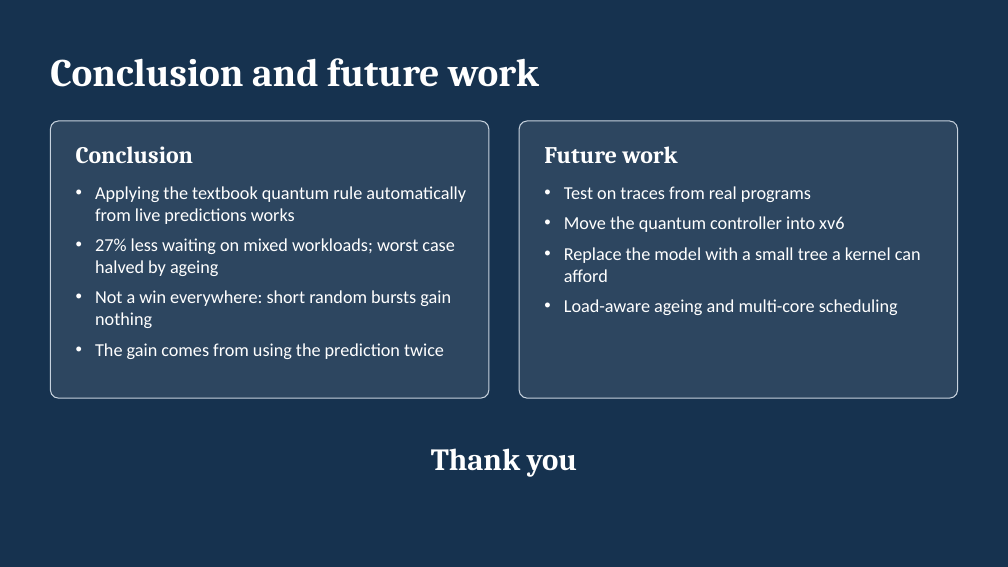
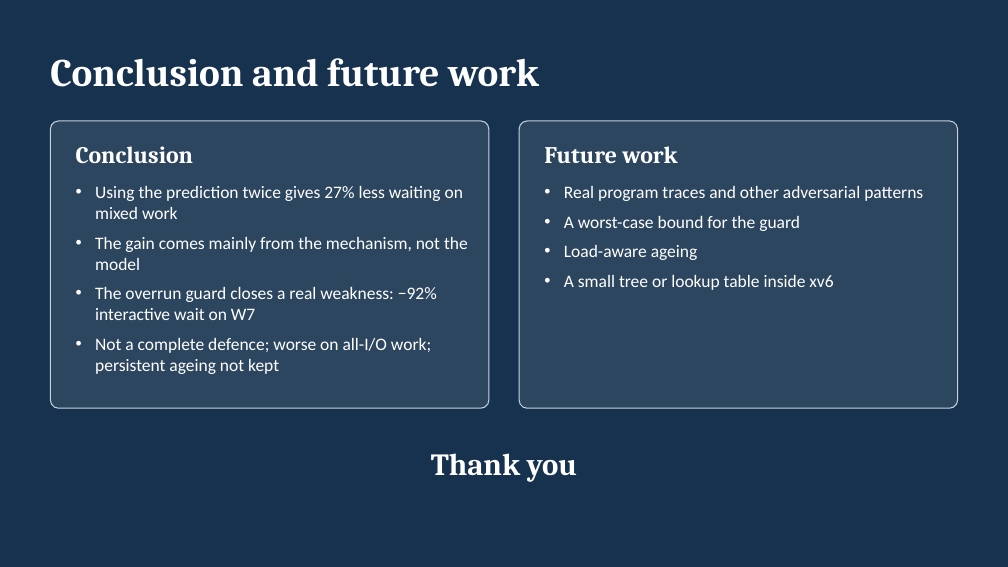
Before and after one commit to Shivaansh29/Adaptive-CPU-Scheduling-project-OS, a slide deck: slide 11 of docs/reviews/Review_3.pptx (slide 10 before the commit). Drawn at 1008x567 pixels with LibreOffice and Linux fonts; fonts in the diff are those of the drawing. Boxes give left, top, right and bottom in pixels: in the first picture for what was removed or moved away, otherwise in the second. Text is boxed around its words. In the diff, an @@ line names an element or a change of style, - is before the commit and + after.

```diff
--- a/docs/reviews/Review_3.pptx
+++ b/docs/reviews/Review_3.pptx
@@ rounded rectangle: place and size @@
-rounded rectangle at bbox=[50, 121, 489, 398]
+rounded rectangle at bbox=[50, 121, 489, 408]
@@ rounded rectangle at bbox=[50, 121, 489, 408]: proportions changed @@
@@ rounded rectangle at bbox=[519, 121, 958, 408]: proportions changed @@
@@ rounded rectangle: place and size @@
-rounded rectangle at bbox=[519, 121, 958, 398]
+rounded rectangle at bbox=[519, 121, 958, 408]
@@ text at bbox=[95, 186, 468, 374]: text changed; size 13 to 12.5 pt @@
-• Applying the textbook quantum rule automatically from live predictions works
-• 27% less waiting on mixed workloads; worst case halved by ageing
-• Not a win everywhere: short random bursts gain nothing
-• The gain comes from using the prediction twice
+• Using the prediction twice gives 27% less waiting on mixed work
+• The gain comes mainly from the mechanism, not the model
+• The overrun guard closes a real weakness: −92% interactive wait on W7
+• Not a complete defence; worse on all-I/O work; persistent ageing not kept
@@ text at bbox=[564, 186, 923, 290]: text changed; size 13 to 12.5 pt @@
-• Test on traces from real programs
-• Move the quantum controller into xv6
-• Replace the model with a small tree a kernel can afford
-• Load-aware ageing and multi-core scheduling
+• Real program traces and other adversarial patterns
+• A worst-case bound for the guard
+• Load-aware ageing
+• A small tree or lookup table inside xv6
@@ text "Thank you": place and size @@
-text "Thank you" at bbox=[431, 448, 577, 477]
+text "Thank you" at bbox=[431, 453, 577, 482]
```
Also in this commit, not shown: 5 other slides changed, 5 slides added, 4 slides removed, 19 other files.
